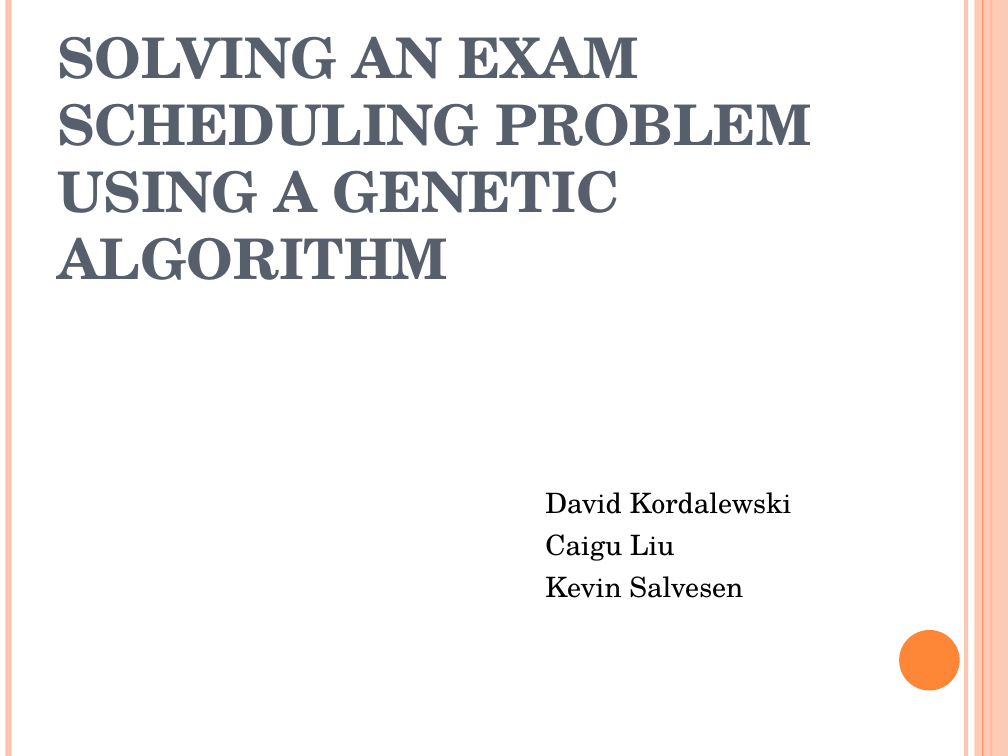
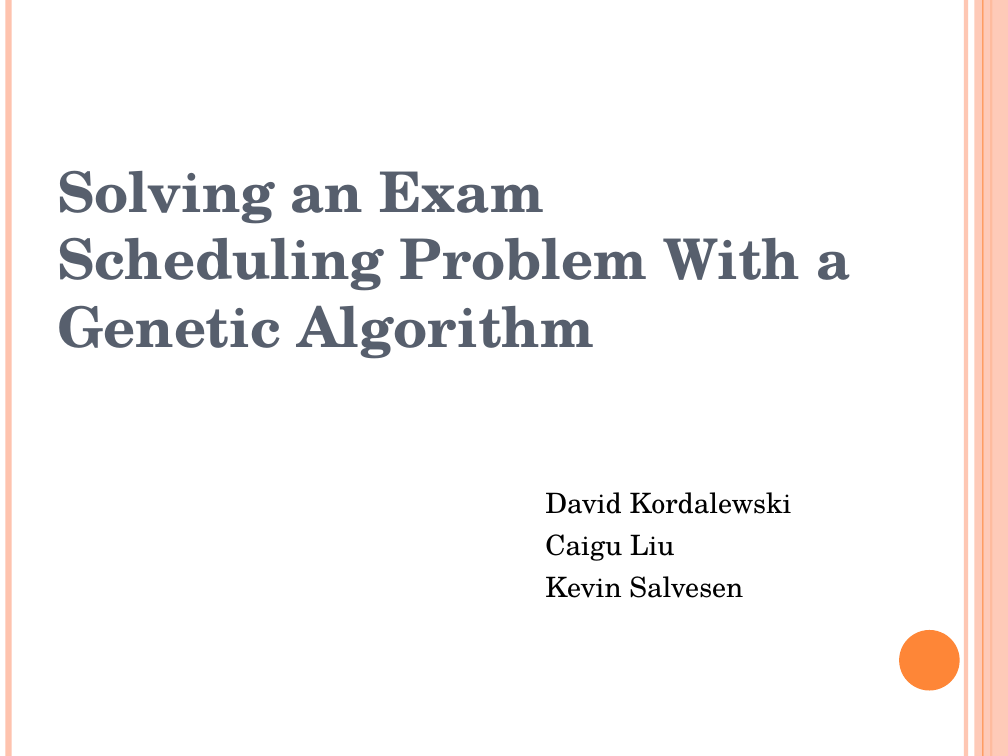
Before and after one commit to akokcam/csc384-genetic-algorithms-project, a slide deck: slide 1 of GA_TestBench/Data Files/presentation.ppt. Drawn at 1008x756 pixels with LibreOffice and Linux fonts; fonts in the diff are those of the drawing. Boxes give left, top, right and bottom in pixels: in the first picture for what was removed or moved away, otherwise in the second. Text is boxed around its words. In the diff, an @@ line names an element or a change of style, - is before the commit and + after.

```diff
--- a/GA_TestBench/Data Files/presentation.ppt
+++ b/GA_TestBench/Data Files/presentation.ppt
@@ title at [57,170,850,359]: text changed @@
-SOLVING AN EXAM SCHEDULING PROBLEM USING A GENETIC ALGORITHM
+Solving an Exam Scheduling Problem With a Genetic Algorithm
```
Also in this commit, not shown: 7 other slides changed, 9 slides added, 7 slides removed, 1 other file.
